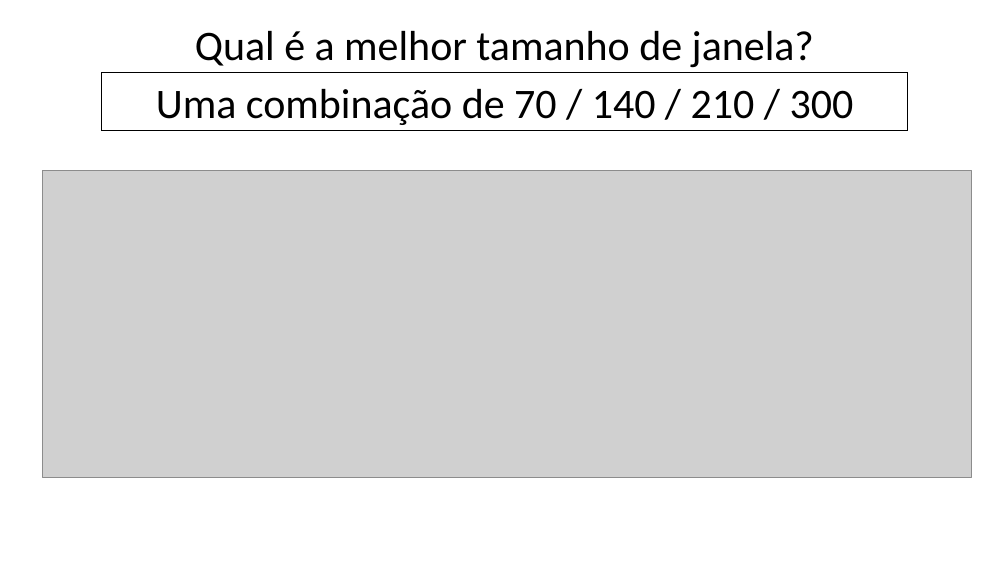
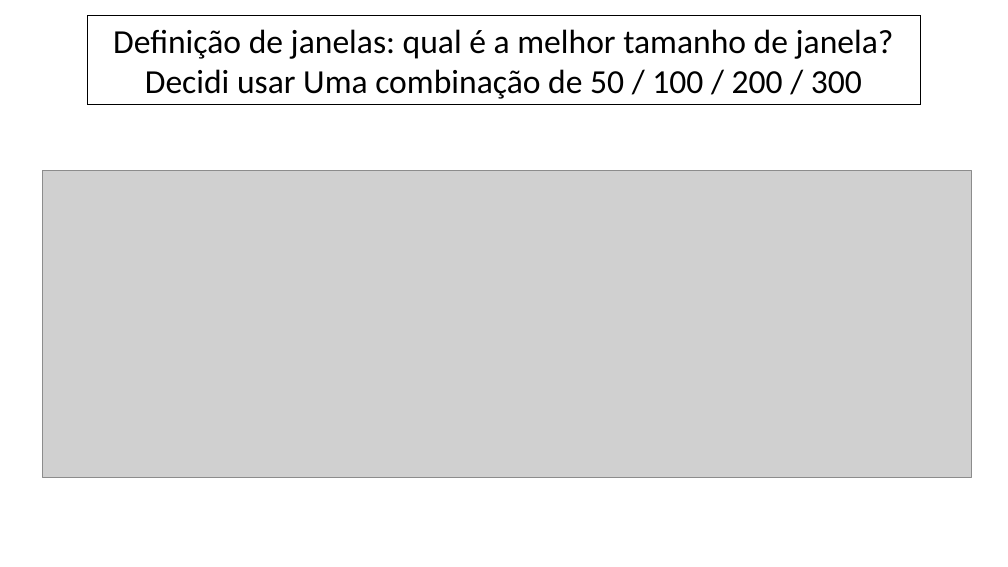
Before and after one commit to fabiomcdc/Projeto_Linhas_de_Tendencia_RSI, a slide deck: slide 14 of planilhas e ppts/PPT_linhas_de_tendencias.pptx (slide 6 before the commit). Drawn at 1008x567 pixels with LibreOffice and Linux fonts; fonts in the diff are those of the drawing; grey boxes stand for pictures. Boxes give left, top, right and bottom in pixels: in the first picture for what was removed or moved away, otherwise in the second. Text is boxed around its words. In the diff, an @@ line names an element or a change of style, - is before the commit and + after.

Commit message:
Commit da apresentação final

```diff
--- a/planilhas e ppts/PPT_linhas_de_tendencias.pptx
+++ b/planilhas e ppts/PPT_linhas_de_tendencias.pptx
@@ rectangle "Definição de janelas: qual é ...": place and size @@
-rectangle "Definição de janelas: qual é ..." at (195, 31, 814, 68)
+rectangle "Definição de janelas: qual é ..." at (87, 16, 920, 105)
@@ rectangle "Definição de janelas: qual é ..." at (87, 16, 920, 105): outline none to #000000 0.75 pt @@
@@ text in rectangle at (113, 29, 894, 99): text changed; size 40 to 32 pt @@
-Qual é a melhor tamanho de janela?
+Definição de janelas: qual é a melhor tamanho de janela? Decidi usar Uma combinação de 50 / 100 / 200 / 300
@@ rectangle removed at (101, 73, 908, 131) @@
-Uma combinação de 70 / 140 / 210 / 300
```
Also in this commit, not shown: 14 other slides changed, 15 slides added, 42 other files.
